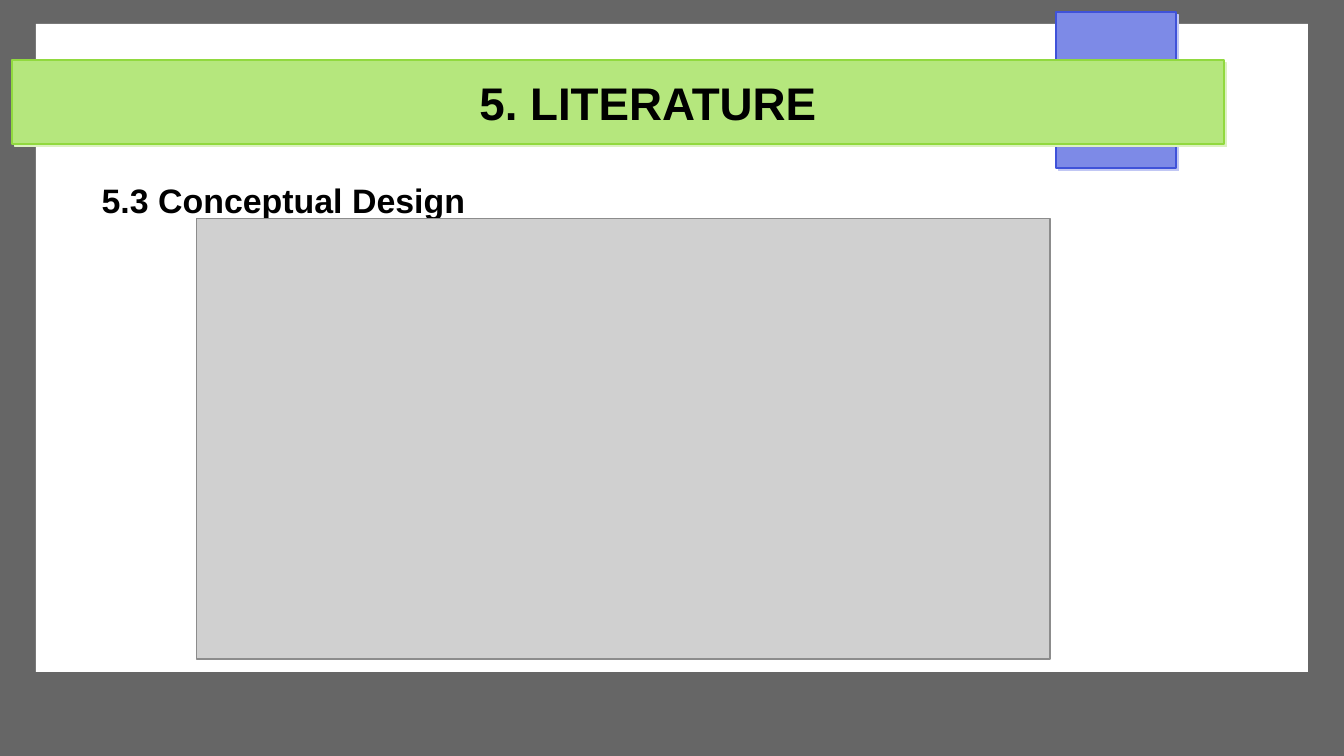
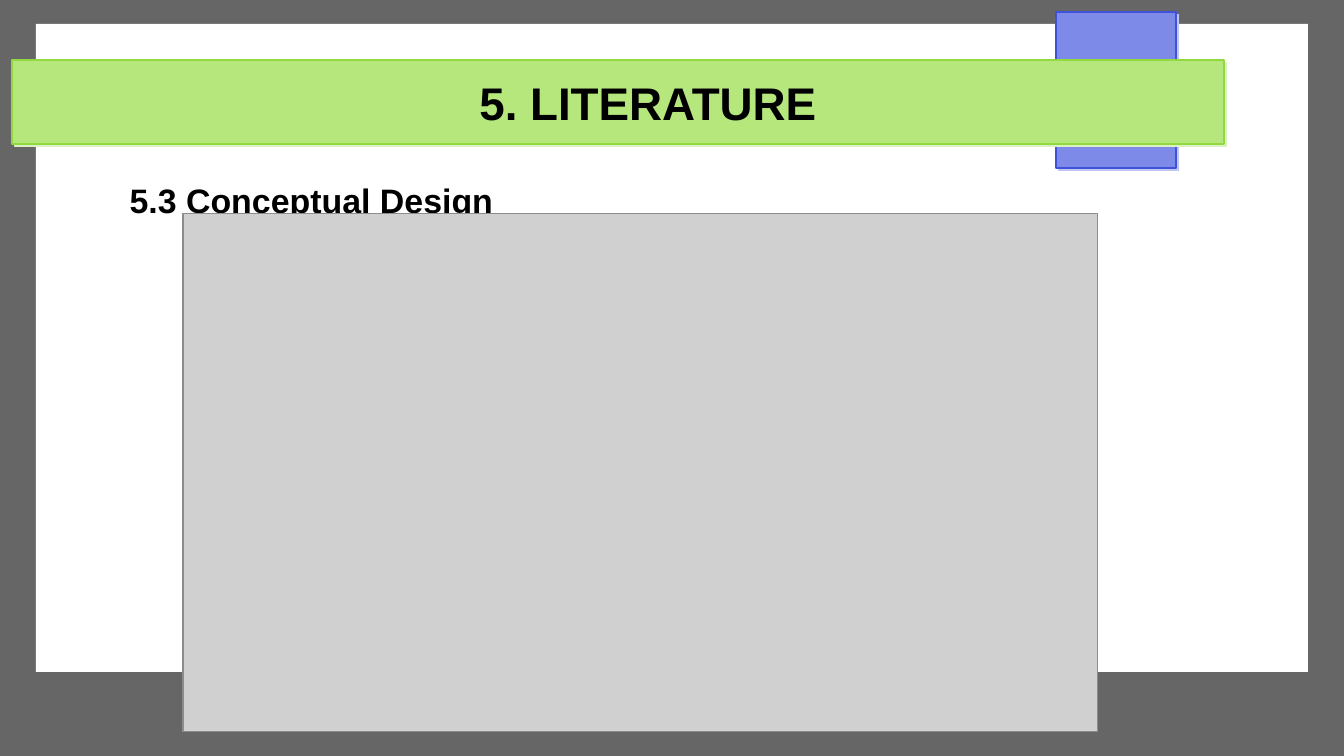
Before and after one commit to Michael-Otieno-Kasuku/Mashinani, a slide deck: slide 20 of docs/proposal/mashinani.odp. Drawn at 1344x756 pixels with LibreOffice and Linux fonts; fonts in the diff are those of the drawing; grey boxes stand for pictures. Boxes give left, top, right and bottom in pixels: in the first picture for what was removed or moved away, otherwise in the second. Text is boxed around its words. In the diff, an @@ line names an element or a change of style, - is before the commit and + after.

```diff
--- a/docs/proposal/mashinani.odp
+++ b/docs/proposal/mashinani.odp
@@ text "5.3 Conceptual Design" rewrapped from box(102, 188, 465, 220) to box(130, 186, 493, 214) @@
@@ picture: place and size @@
-picture at box(196, 218, 1050, 659)
+picture at box(183, 213, 1098, 732)
```
Also in this commit, not shown: 1 other slide changed, 3 slides added, 29 other files.
